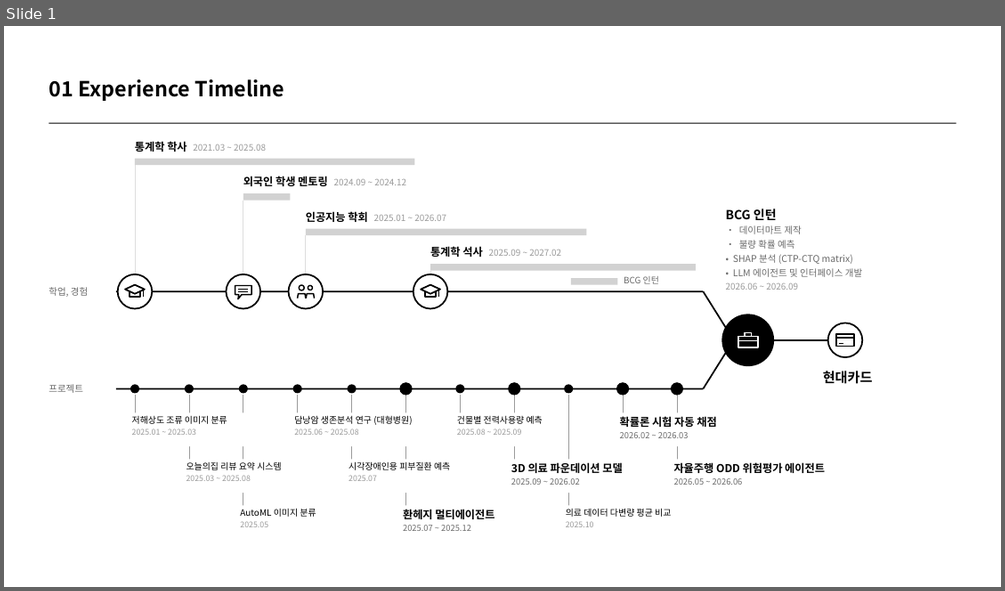
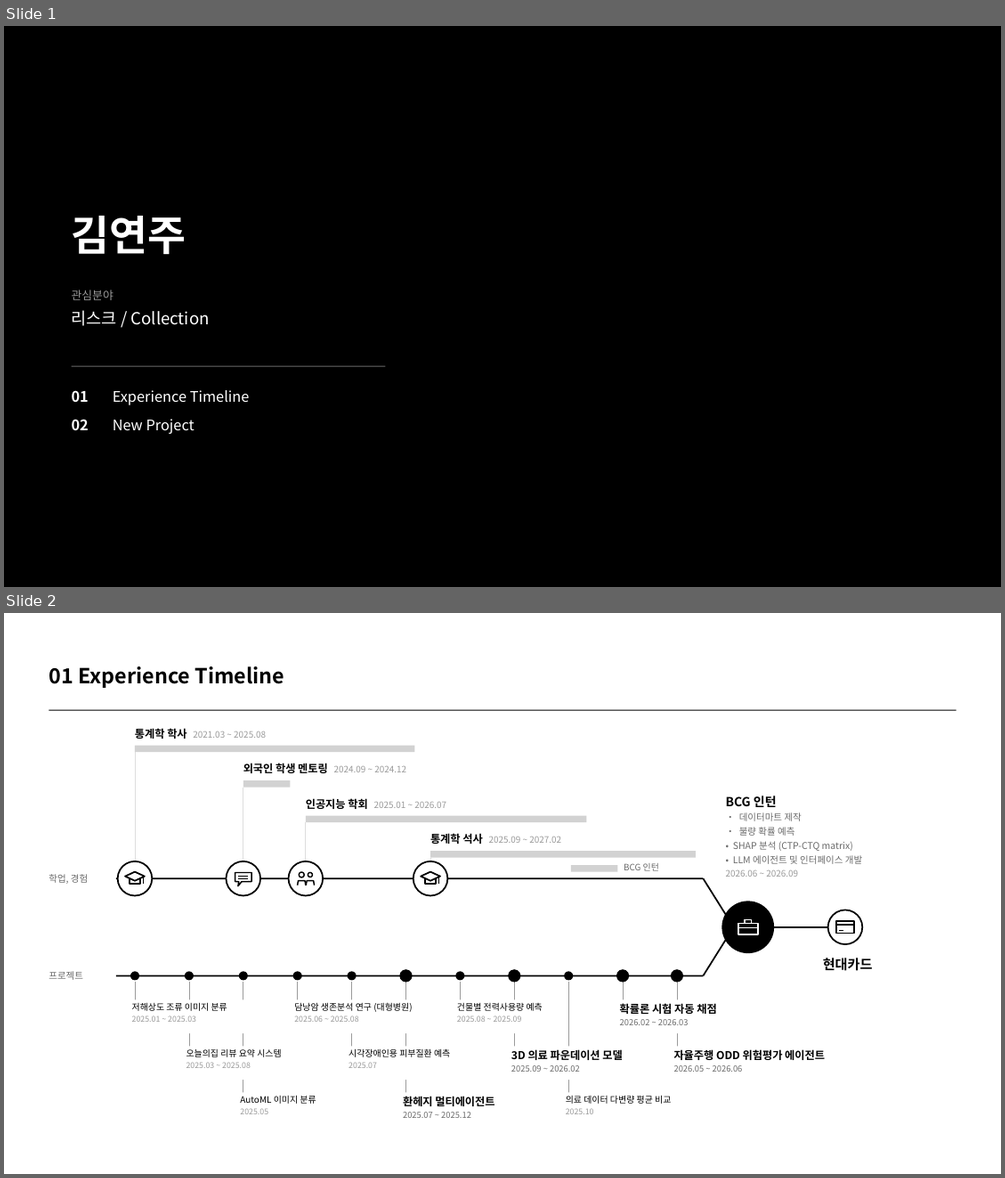
Before and after one commit to kjhoeakjy/csm-auto, a slide deck: ppt/역량PT_김연주.pptx. Shown one above the other, each under a label of ours: slide 1 before the commit, slides 1 and 2 after it. The pictures are 1005x591 and 1005x1178 pixels, drawn with LibreOffice and Linux fonts; fonts in the diff are those of the drawing. Boxes give left, top, right and bottom in pixels: in the first picture for what was removed or moved away, otherwise in the second. Text is boxed around its words. In the diff, an @@ line names an element or a change of style, - is before the commit and + after.

```diff
--- a/ppt/역량PT_김연주.pptx
+++ b/ppt/역량PT_김연주.pptx
@@ slide 1 added at [4, 26, 1001, 587], background #FFFFFF @@
@@ rectangle added at [4, 26, 1001, 587], fill #000000 @@
@@ text added at [72, 216, 186, 254], 40 pt, text #FFFFFF, bold @@
+김연주
@@ text added at [72, 289, 210, 326], 16 pt, text #FFFFFF @@
+관심분야
+리스크 / Collection
@@ rectangle added at [72, 365, 386, 366], fill #6B6B6B @@
@@ text added at [72, 390, 89, 402], 14 pt, text #FFFFFF, bold @@
+01
@@ text added at [113, 390, 250, 405], 14 pt, text #FFFFFF @@
+Experience Timeline
@@ text added at [72, 418, 89, 430], 14 pt, text #FFFFFF, bold @@
+02
@@ text added at [113, 418, 194, 434], 14 pt, text #FFFFFF @@
+New Project
@@ what was slide 1 is now slide 2 @@
```
Also in this commit, not shown: 5 other files.
